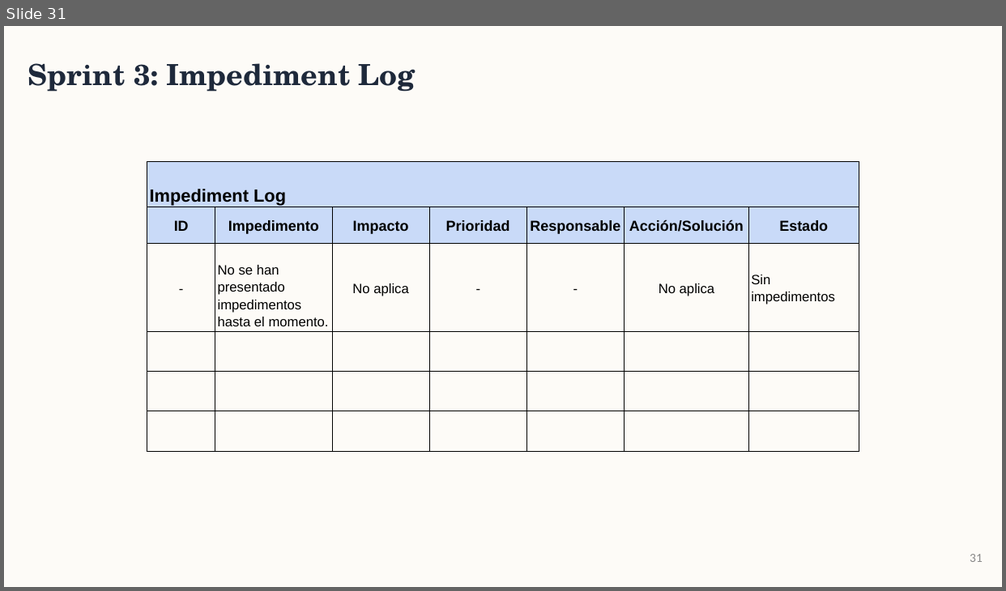
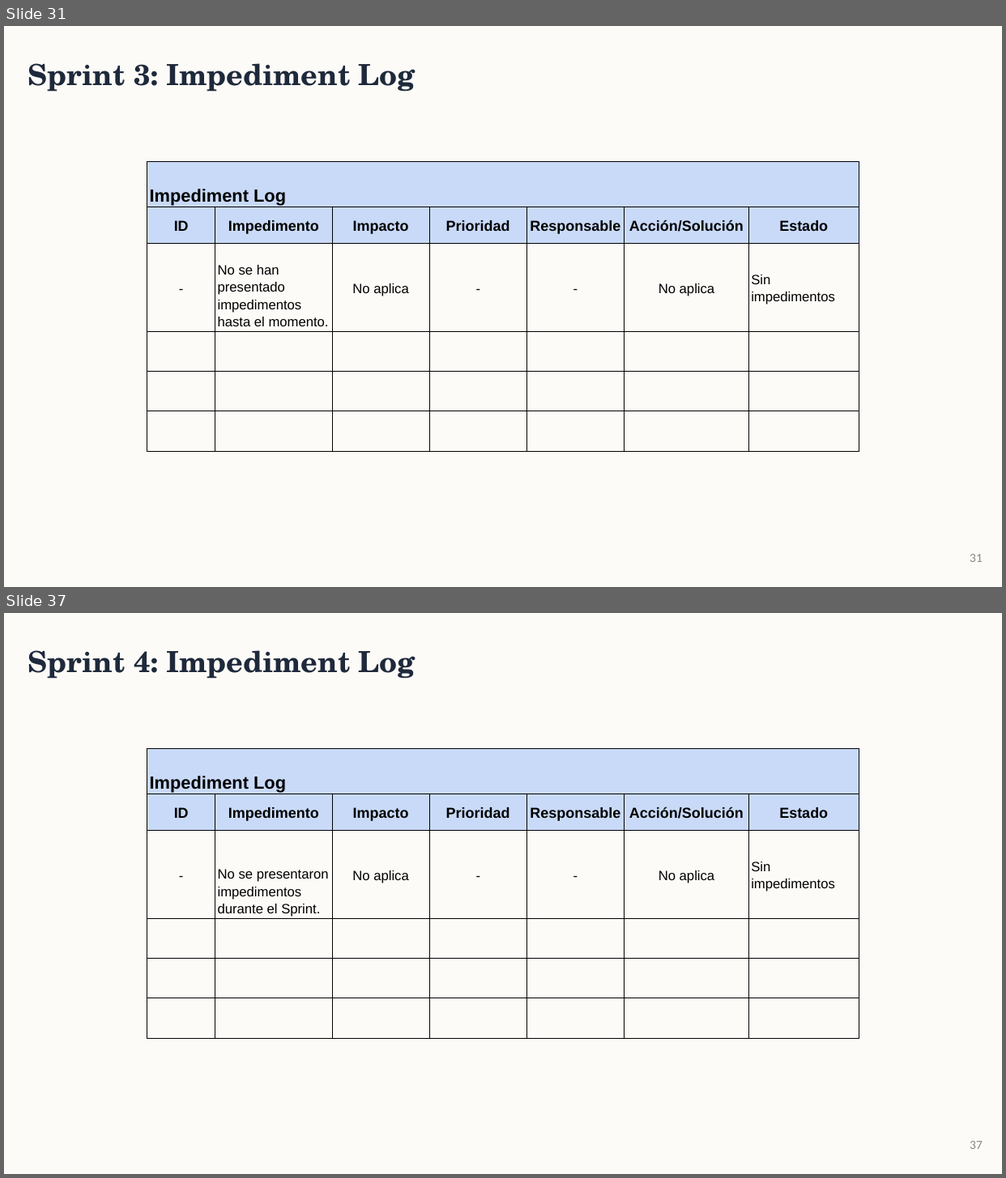
Before and after one commit to BenjaminStavrakopulos/monsite_documentacion, a slide deck: Fase 2/Evidencias Proyecto/Presentación Proyecto.pptx. Shown one above the other, each under a label of ours: slide 31 before the commit, slides 31 and 37 after it; the slides between them are not shown. The pictures are 1006x591 and 1006x1178 pixels, drawn with LibreOffice and Linux fonts; fonts in the diff are those of the drawing. Boxes give left, top, right and bottom in pixels: in the first picture for what was removed or moved away, otherwise in the second. Text is boxed around its words. In the diff, an @@ line names an element or a change of style, - is before the commit and + after.

```diff
--- a/Fase 2/Evidencias Proyecto/Presentación Proyecto.pptx
+++ b/Fase 2/Evidencias Proyecto/Presentación Proyecto.pptx
@@ slide 37 added at [4,613,1002,1174], background #FDFBF7 @@
@@ text added at [28,650,415,679], 28 pt, text #1E293B, bold @@
+Sprint 4: Impediment Log
@@ table added at [147,748,859,994], 6 rows, 7 columns @@
+Impediment Log |  |  |  |  |  | 
+ID | Impedimento | Impacto | Prioridad | Responsable | Acción/Solución | Estado
+- | No se presentaron impedimentos durante el Sprint. | No aplica | - | - | No aplica | Sin impedimentos
+ |  |  |  |  |  | 
+ |  |  |  |  |  | 
+ |  |  |  |  |  | 
@@ page number added at [970,1141,982,1149], 12 pt, text #888888 @@
+37
```
Also in this commit, not shown: 3 slides changed, 8 other slides added, 1 other file.
